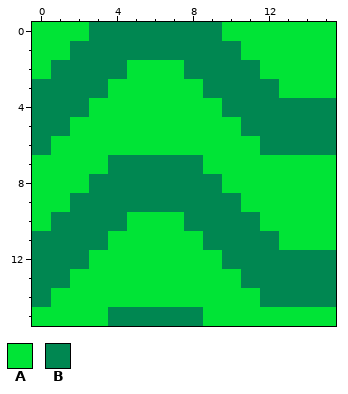
Pixel-art file: assets/grass-texture.aseprite. This is how it looked before the edit.
16x16 pixels, 1 frame.
Palette (. is transparent): A #00e436  B #008751
Pixels before, first column x 0:
 0 AAABBBBBBBAAAAAA
 1 AABBBBBBBBBAAAAA
 2 ABBBBAAABBBBAAAA
 3 BBBBAAAAABBBBAAA
 4 BBBAAAAAAABBBBBB
 5 BBAAAAAAAAABBBBB
 6 BAAAAAAAAAAABBBB
 7 AAAABBBBBAAAAAAA
 8 AAABBBBBBBAAAAAA
 9 AABBBBBBBBBAAAAA
10 ABBBBAAABBBBAAAA
11 BBBBAAAAABBBBAAA
12 BBBAAAAAAABBBBBB
13 BBAAAAAAAAABBBBB
14 BAAAAAAAAAAABBBB
15 AAAABBBBBAAAAAAA
Now the later version:
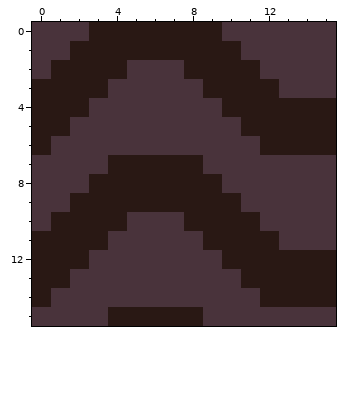
Change:
colour A: #00e436 -> #49333b
colour B: #008751 -> #291814
